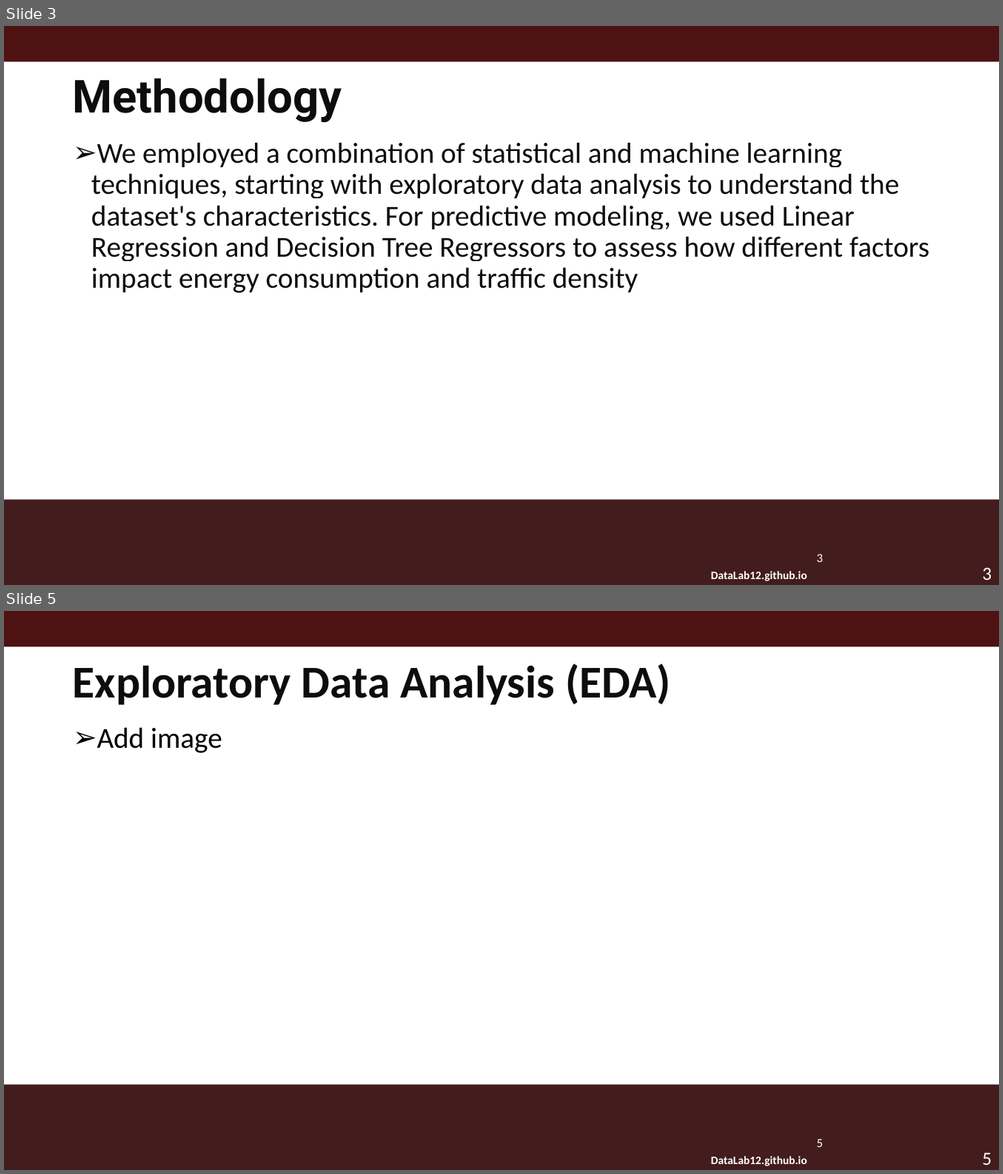
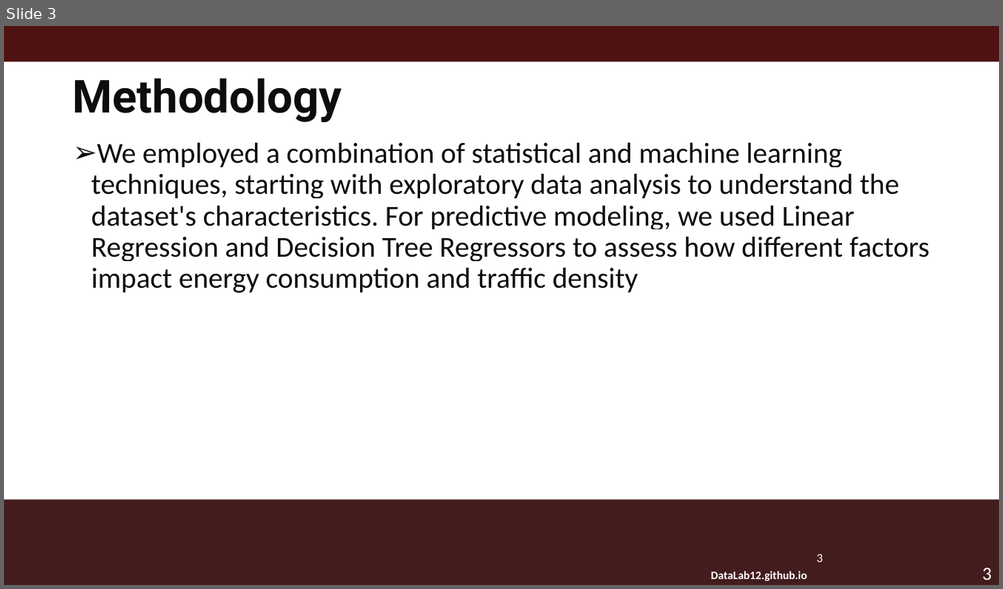
Before and after one commit to zoe-becker/ML-Traffic-Analysis, a slide deck: DataLabMacro.pptm. Shown one above the other, each under a label of ours: slides 3 and 5 before the commit, slide 3 after it; the slides between them are not shown. The pictures are 1003x1174 and 1003x589 pixels, drawn with LibreOffice and Linux fonts; fonts in the diff are those of the drawing; background and template pictures are left out. Boxes give left, top, right and bottom in pixels: in the first picture for what was removed or moved away, otherwise in the second. Text is boxed around its words. In the diff, an @@ line names an element or a change of style, - is before the commit and + after.

```diff
--- a/DataLabMacro.pptm
+++ b/DataLabMacro.pptm
@@ slide 5 removed at [4,611,999,1170], background #FFFFFF; not listed: 5 template elements that a slide beside it also shows @@
@@ title removed at [73,664,671,705] @@
-Exploratory Data Analysis (EDA)
@@ text removed at [97,727,222,753] @@
-➢ Add image
```
Also in this commit, not shown: 1 slide changed, 5 slides added, 5 other slides removed.
